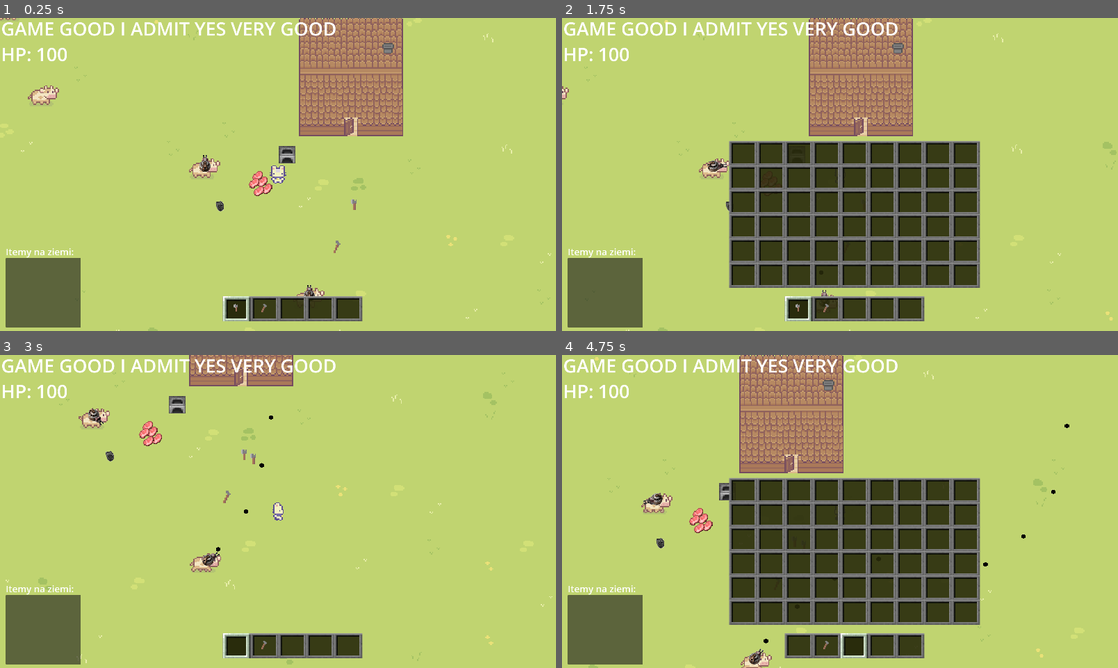
Above: before the commit, frames 1-4 (two rows, left to right).
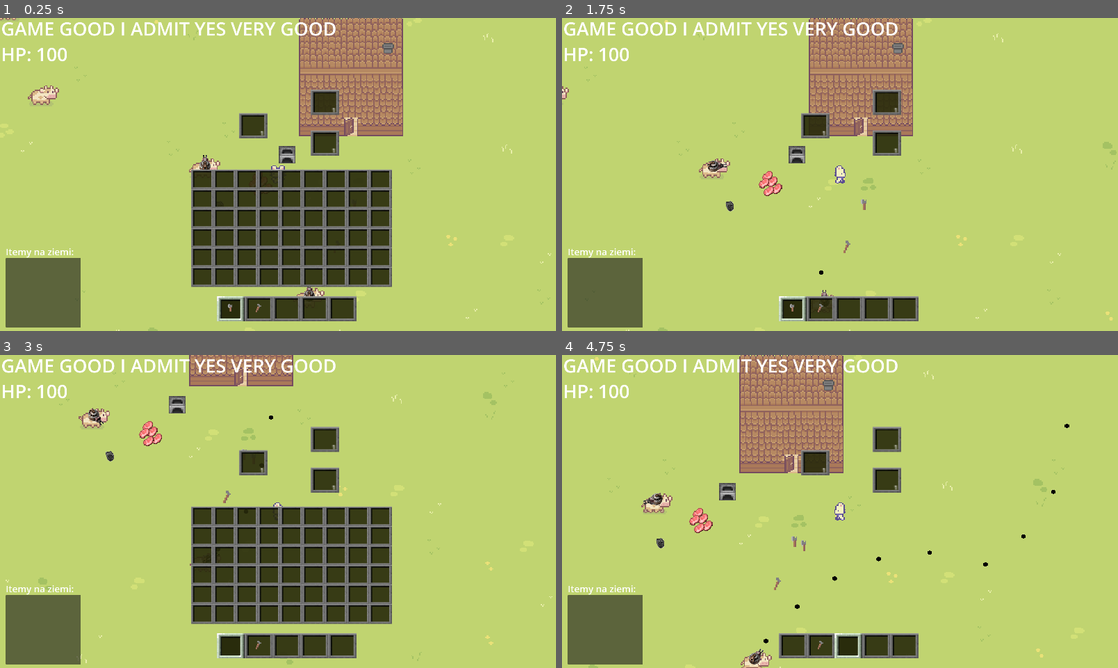
Above: after the commit, the same moments.

Repository: maciulex/First-game-in-godot
Game: Godot game, scene res://gameLevels/mainLevel/game_level.tscn
Same seed, same stepped clock (60 frames per second), same inputs: the game is played once before the commit and once after it.
Inputs (mouse positions are in pixels of both pictures, inside the frame that each line leads up to):
- Up to frame 1 (0.25 s): no input
- Up to frame 2 (1.75 s): click (795, 309) at 0.52 s; hold D (right) from 1.28 s (still down); hold E (e) from 1.28 s (still down); tap Tab (eq) at 1.55 s
- Up to frame 3 (3 s): release D (right) at 2.03 s; release E (e) at 2.03 s; hold S (down) 2.03-2.78 s; tap Tab (eq) at 2.1 s; tap Q (q) at 2.3 s; hold D (right) from 2.78 s (still down); hold Q (q) from 2.78 s (still down)
- Up to frame 4 (4.75 s): tap Space (space) at 3.05, 3.6 s; release D (right) at 3.53 s; release Q (q) at 3.53 s; hold W (up) 3.53-4.28 s; tap E (e) at 3.8 s; hold A (left) from 4.28 s (still down); hold E (e) from 4.28 s (still down); tap Tab (eq) at 4.55 s

The runs differ from the first frame. In frame 1, 16% of the frame differs, in the area x 34-71%, y 22-97%; in frame 2, 23%; in frame 3, 16%; in frame 4, 23%, in the area x 30-76%, y 22-97%.

Commit message:
inventory methods more universe

Diff:
--- a/character/player.gd
+++ b/character/player.gd
@@ -78,23 +78,23 @@
 	move_and_slide();
 
 func closeStorageTypeObject():
-	blockPlayerActionForTime(0.1);
+	blockPlayerActionForTime(0.2);
 	unblockPlayerMovement();
 
 func openStorageTypeObject():
 	blockPlayerMovement();
-	blockPlayerActionForTime(0.1);
+	blockPlayerActionForTime(0.2);
 
 func blockPlayerActionForTime(time: float = 1):
 	$actionLock.start(time)
 	playerData.actionLock = true;
 
-func externalInventoryHandler(x):
-	print("x: ", x)
+func openBlockInventory(blockInventory, pattern):
+	$Control/Inventory.openBlockInventory(blockInventory, pattern);
+
 
 func actionGroup():
 	if (playerData.activeObject != null):
-		playerData.activeObject.clickAction();
 		closeStorageTypeObject();
 		playerData.activeObject = null;
 		return;
@@ -104,14 +104,9 @@
 	if "PrimaryName" in object:
 		match object.PrimaryName:
 			"Furnace":
-				object.clickAction();
 				openStorageTypeObject();
-				object.connect("boxClicked", externalInventoryHandler)
+				openBlockInventory(object.inventory, object.displayPattern)
 				playerData.activeObject = (object);
-
-
-
-
 
 func animationForWalkOrIdle(move_input : Vector2):
 	if (move_input != Vector2.ZERO):
@@ -250,7 +245,7 @@
 	return playerData.Items.find(null);
 
 func findNotFullInventoryStack(object) -> int:
-	for	i in range(5):
+	for	i in range(59):
 		if (playerData.Items[i] == null):
 			continue;
 		if (playerData.Items[i].get("Item_id") != object.get("Item_id")):
--- a/interface/Inventory.gd
+++ b/interface/Inventory.gd
@@ -2,6 +2,10 @@
 
 @onready var playerData = get_node("/root/PlayerData");
 const inventorySize = 59;
+
+var boxInventoryPattern = null;
+var boxInventory = null;
+
 @onready var InventoryBoxes = [
 	$ToolBar/itemBox1,
 	$ToolBar/itemBox2,
@@ -10,52 +14,49 @@
 	$ToolBar/itemBox5
 ];
 
-func selectItemInToolBar(index : int = -1):
-	if (index == -1):
-		InventoryBoxes[playerData.equipedTool].get_node("UnselectedItem/SelectedItem").visible = true;
-		return;
+func selectItemInToolBar(inventoryObject):
 	InventoryBoxes[playerData.equipedTool].get_node("UnselectedItem/SelectedItem").visible = false;
-	playerData.equipedTool = index;
-	InventoryBoxes[playerData.equipedTool].get_node("UnselectedItem/SelectedItem").visible = true;
+	playerData.equipedTool = inventoryObject.index;
+	inventoryObject.get_node("UnselectedItem/SelectedItem").visible = true;
 
 func getSprite(textureName):
 	match textureName:
 		null:
 			return null;
 	var sprite = textureName.get_node("Sprite").duplicate()
-	if (textureName.item_scale != null):
+	if (textureName.item_scale  != null):
 		sprite.scale *= textureName.item_scale
 	return sprite;
 
-func loadSpriteForToolBarIndex(i):
-	var sprite = getSprite(playerData.Items[i]);
+func loadSpriteForToolBarIndex(item, inventoryBox):
+	var sprite = getSprite(item);
 	if (sprite == null):
-		InventoryBoxes[i].get_node("UnselectedItem/spriteContainer").get_children()[0].texture = null;
+		inventoryBox.get_node("UnselectedItem/spriteContainer").get_children()[0].texture = null;
 		return;
-	InventoryBoxes[i].get_node("UnselectedItem/spriteContainer").get_children()[0].queue_free();
-	InventoryBoxes[i].get_node("UnselectedItem/spriteContainer").add_child(sprite);
+	inventoryBox.get_node("UnselectedItem/spriteContainer").get_children()[0].queue_free();
+	inventoryBox.get_node("UnselectedItem/spriteContainer").add_child(sprite);
 
 func loadSpritesForToolBar():
 	for i in range(59):
-		loadSpriteForToolBarIndex(i);
+		loadSpriteForToolBarIndex(playerData.Items[i], InventoryBoxes[i]);
 
-func updateToolbarAmountValAtIndex(i):
-	if (playerData.Items[i] == null):
-		InventoryBoxes[i].get_node("UnselectedItem/Amount").visible = false;
+func updateToolbarAmountValAtIndex(item, itemBox):
+	if (item == null):
+		itemBox.get_node("UnselectedItem/Amount").visible = false;
 		return;
-	if (playerData.Items[i].get("DisplayAmount")):
-		InventoryBoxes[i].get_node("UnselectedItem/Amount").visible = true;
-		InventoryBoxes[i].get_node("UnselectedItem/Amount").text = str(playerData.Items[i].get("Amount"));
+	if (item.get("DisplayAmount")):
+		itemBox.get_node("UnselectedItem/Amount").visible = true;
+		itemBox.get_node("UnselectedItem/Amount").text = str(item.get("Amount"));
 	else:
-		InventoryBoxes[i].get_node("UnselectedItem/Amount").visible = false;
+		itemBox.get_node("UnselectedItem/Amount").visible = false;
 
 func updateToolBarAmountVals():
-	for i in range(59):
-		updateToolbarAmountValAtIndex(i);
+	for index in range(59):
+		updateToolbarAmountValAtIndex(playerData.Items[index], InventoryBoxes[index]);
 
 func updateToolbarAtIndex(index):
-	loadSpriteForToolBarIndex(index);
-	updateToolbarAmountValAtIndex(index);
+	loadSpriteForToolBarIndex(playerData.Items[index], InventoryBoxes[index]);
+	updateToolbarAmountValAtIndex(playerData.Items[index], InventoryBoxes[index]);
 	pass;
 
 var eqStateChange : bool = false;
@@ -67,13 +68,21 @@
 
 	for i in range(5):
 		if (Input.get_action_strength(str(i+1)) == 1):
-			selectItemInToolBar(i)
+			selectItemInToolBar(InventoryBoxes[i])
+
+func openBlockInventory(inventory, pattern):
+	print(inventory, pattern)
+	pass;
 
 func inventoryBoxClicked(space):
+	if (space.find("BlockInventory") != -1):
+		#block inventory Clicked
+
+		return;
 	space = int(space.lstrip("itemBox"))-1;
 	if (playerData.Items[space] == null && playerData.Items[playerData.equipedTool] != null):
 		swapInventory(space, playerData.equipedTool);
-	selectItemInToolBar(space);
+	selectItemInToolBar(InventoryBoxes[space]);
 
 func swapInventory(from, to):
 	var placeHolder = playerData.Items[from];
@@ -82,8 +91,11 @@
 	updateToolbarAtIndex(from);
 	updateToolbarAtIndex(to);
 func _ready():
+	for i in range(0,5):
+		InventoryBoxes[i].index = i;
 	for i in range(6,60):
 		InventoryBoxes.append($MainInventory.get_node("itemBox"+str(i)));
-	selectItemInToolBar();
+		InventoryBoxes[i-1].index = i-1;
+	selectItemInToolBar(InventoryBoxes[0]);
 	loadSpritesForToolBar()
 	updateToolBarAmountVals();
--- a/interface/control.tscn
+++ b/interface/control.tscn
@@ -87,23 +87,21 @@
 
 [node name="Inventory" type="Control" parent="."]
 anchors_preset = 0
-offset_left = 73.0
-offset_top = 42.0
-offset_right = 444.0
-offset_bottom = 224.0
+offset_left = 72.0
+offset_right = 443.0
+offset_bottom = 271.0
 script = ExtResource("5_xpikk")
 
 [node name="MainInventory" type="GridContainer" parent="Inventory"]
-visible = false
-layout_mode = 0
-offset_left = 71.0
-offset_top = 65.0
-offset_right = 289.0
-offset_bottom = 195.0
+layout_mode = 0
+offset_left = 93.0
+offset_top = 132.0
+offset_right = 311.0
+offset_bottom = 262.0
+scale = Vector2(0.8, 0.8)
 theme_override_constants/h_separation = 24
 theme_override_constants/v_separation = 21
 columns = 9
-metadata/_edit_lock_ = true
 
 [node name="itemBox6" parent="Inventory/MainInventory" instance=ExtResource("5_etfrn")]
 layout_mode = 2
@@ -269,10 +267,10 @@
 
 [node name="ToolBar" type="Control" parent="Inventory"]
 anchors_preset = 0
-offset_left = 120.0
-offset_top = 200.0
-offset_right = 242.0
-offset_bottom = 223.0
+offset_left = 116.0
+offset_top = 242.0
+offset_right = 238.0
+offset_bottom = 265.0
 metadata/_edit_lock_ = true
 
 [node name="itemBox1" parent="Inventory/ToolBar" instance=ExtResource("5_etfrn")]
@@ -281,7 +279,6 @@
 offset_top = -1.0
 offset_right = -124.0
 offset_bottom = -24.0
-metadata/_edit_lock_ = true
 
 [node name="itemBox2" parent="Inventory/ToolBar" instance=ExtResource("5_etfrn")]
 layout_mode = 1
@@ -314,6 +311,34 @@
 offset_right = -28.0
 offset_bottom = -24.0
 metadata/_edit_lock_ = true
+
+[node name="blockFuseTypeInventory" type="Control" parent="Inventory"]
+anchors_preset = 0
+offset_left = 95.0
+offset_top = 27.0
+offset_right = 267.0
+offset_bottom = 131.0
+
+[node name="BlockInventory1" parent="Inventory/blockFuseTypeInventory" instance=ExtResource("5_etfrn")]
+layout_mode = 1
+offset_left = 39.0
+offset_top = 56.0
+offset_right = -133.0
+offset_bottom = -48.0
+
+[node name="BlockInventory2" parent="Inventory/blockFuseTypeInventory" instance=ExtResource("5_etfrn")]
+layout_mode = 1
+offset_left = 101.0
+offset_top = 71.0
+offset_right = -71.0
+offset_bottom = -33.0
+
+[node name="BlockInventory3" parent="Inventory/blockFuseTypeInventory" instance=ExtResource("5_etfrn")]
+layout_mode = 1
+offset_left = 101.0
+offset_top = 36.0
+offset_right = -71.0
+offset_bottom = -68.0
 
 [connection signal="itemClicked" from="ItemsOnGround" to="." method="_on_items_on_ground_item_clicked"]
 [connection signal="item_activated" from="ItemsOnGround/ItemList" to="ItemsOnGround" method="_on_item_list_item_activated"]
--- a/interface/itemBox.gd
+++ b/interface/itemBox.gd
@@ -1,6 +1,6 @@
 extends Control
 
-
+@export var index : int = -1;
 
 
 func _on_button_pressed():
--- a/project.godot
+++ b/project.godot
@@ -103,6 +103,6 @@
 
 [rendering]
 
+textures/canvas_textures/default_texture_filter=0
 renderer/rendering_method="gl_compatibility"
 renderer/rendering_method.mobile="gl_compatibility"
-textures/canvas_textures/default_texture_filter=0
--- a/utils/furniture/furnace/furnace.gd
+++ b/utils/furniture/furnace/furnace.gd
@@ -3,17 +3,5 @@
 @export var PrimaryName = "Furnace"
 
 @export var active :bool = false;
-signal boxClicked;
-
-func clickAction():
-	if (!active):
-		$Control.visible = true;
-		active = true;
-		return;
-	$Control.visible = false;
-	active = false;
-
-func inventoryBoxClicked(box_name):
-	print("HUEHUE")
-	boxClicked.emit("wurur")
-	pass;
+@export var inventory = [null,null,null];
+@export var displayPattern = "fusionTypeInventory";
--- a/utils/furniture/furnace/furnace.tscn
+++ b/utils/furniture/furnace/furnace.tscn
@@ -1,8 +1,7 @@
-[gd_scene load_steps=5 format=3 uid="uid://v163y6wi8556"]
+[gd_scene load_steps=4 format=3 uid="uid://v163y6wi8556"]
 
 [ext_resource type="Script" path="res://utils/furniture/furnace/furnace.gd" id="1_kfr0l"]
 [ext_resource type="Texture2D" uid="uid://cjqxu3ayyvu8v" path="res://art/Sprout Lands - Sprites - Basic pack/other/furnace/furnace.png" id="1_mnr8u"]
-[ext_resource type="PackedScene" uid="uid://bq2l0c2ycrs0m" path="res://interface/itemBox.tscn" id="3_7cgfj"]
 
 [sub_resource type="RectangleShape2D" id="RectangleShape2D_732hs"]
 size = Vector2(14, 16)
@@ -16,36 +15,3 @@
 
 [node name="CollisionShape2D" type="CollisionShape2D" parent="."]
 shape = SubResource("RectangleShape2D_732hs")
-
-[node name="Control" type="Control" parent="."]
-visible = false
-visibility_layer = 2
-z_index = 999
-layout_mode = 3
-anchors_preset = 0
-offset_left = -14.0
-offset_top = -32.0
-offset_right = -14.0
-offset_bottom = -32.0
-scale = Vector2(0.5, 0.5)
-
-[node name="itemBox" parent="Control" instance=ExtResource("3_7cgfj")]
-layout_mode = 1
-offset_left = -4.0
-offset_top = -1.99999
-offset_right = -4.0
-offset_bottom = -1.99999
-
-[node name="itemBox3" parent="Control" instance=ExtResource("3_7cgfj")]
-layout_mode = 1
-offset_left = -4.0
-offset_top = 22.0
-offset_right = -4.0
-offset_bottom = 22.0
-
-[node name="itemBox2" parent="Control" instance=ExtResource("3_7cgfj")]
-layout_mode = 1
-offset_left = 28.0
-offset_top = 10.0
-offset_right = 28.0
-offset_bottom = 10.0
